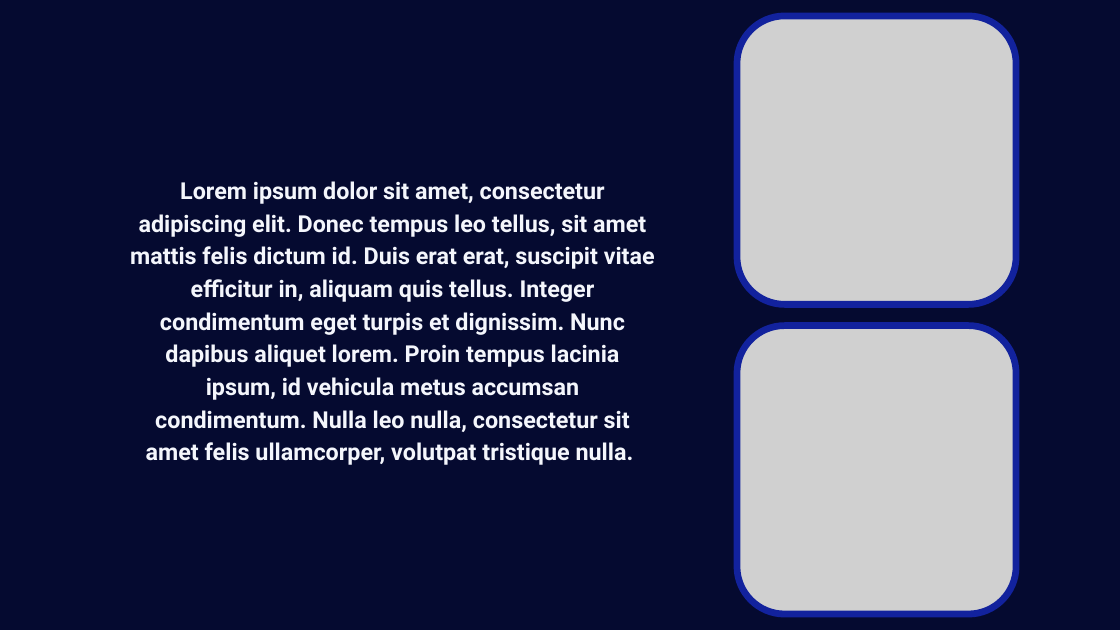
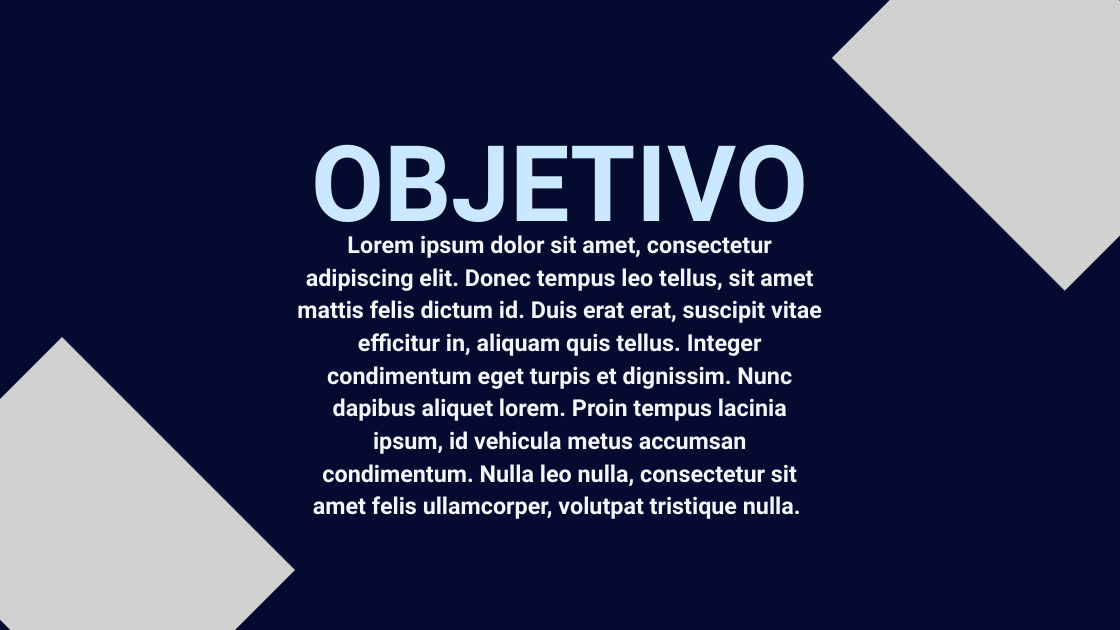
Before and after one commit to juban1234/trimestre-4, a slide deck: slide 7 of german/EXPOCICIONES/PATRONES MONOLITOS.pptx (slide 5 before the commit). Drawn at 1120x630 pixels with LibreOffice and Linux fonts; fonts in the diff are those of the drawing; grey boxes stand for pictures. Boxes give left, top, right and bottom in pixels: in the first picture for what was removed or moved away, otherwise in the second. Text is boxed around its words. In the diff, an @@ line names an element or a change of style, - is before the commit and + after.

```diff
--- a/german/EXPOCICIONES/PATRONES MONOLITOS.pptx
+++ b/german/EXPOCICIONES/PATRONES MONOLITOS.pptx
@@ background #050A30 to #FFFFFF @@
@@ rectangle added at box(0, 0, 1120, 630), fill #050A30 @@
@@ freeform shape removed at box(734, 12, 1019, 307) @@
@@ picture removed at box(737, 16, 1016, 304) @@
@@ picture added at box(832, 0, 1120, 291) @@
@@ text added at box(311, 144, 808, 246), 136 pt, text #CAE8FF, bold @@
+OBJETIVO
@@ text "Lorem ipsum dolor sit amet, ...": place and size @@
-text "Lorem ipsum dolor sit amet, ..." at box(130, 181, 655, 465)
+text "Lorem ipsum dolor sit amet, ..." at box(297, 235, 822, 519)
@@ freeform shape removed at box(734, 322, 1019, 617) @@
@@ picture removed at box(737, 325, 1016, 614) @@
@@ picture added at box(0, 337, 295, 630) @@
```
Also in this commit, not shown: 5 slides added, 7 slides removed, 13 other files.
